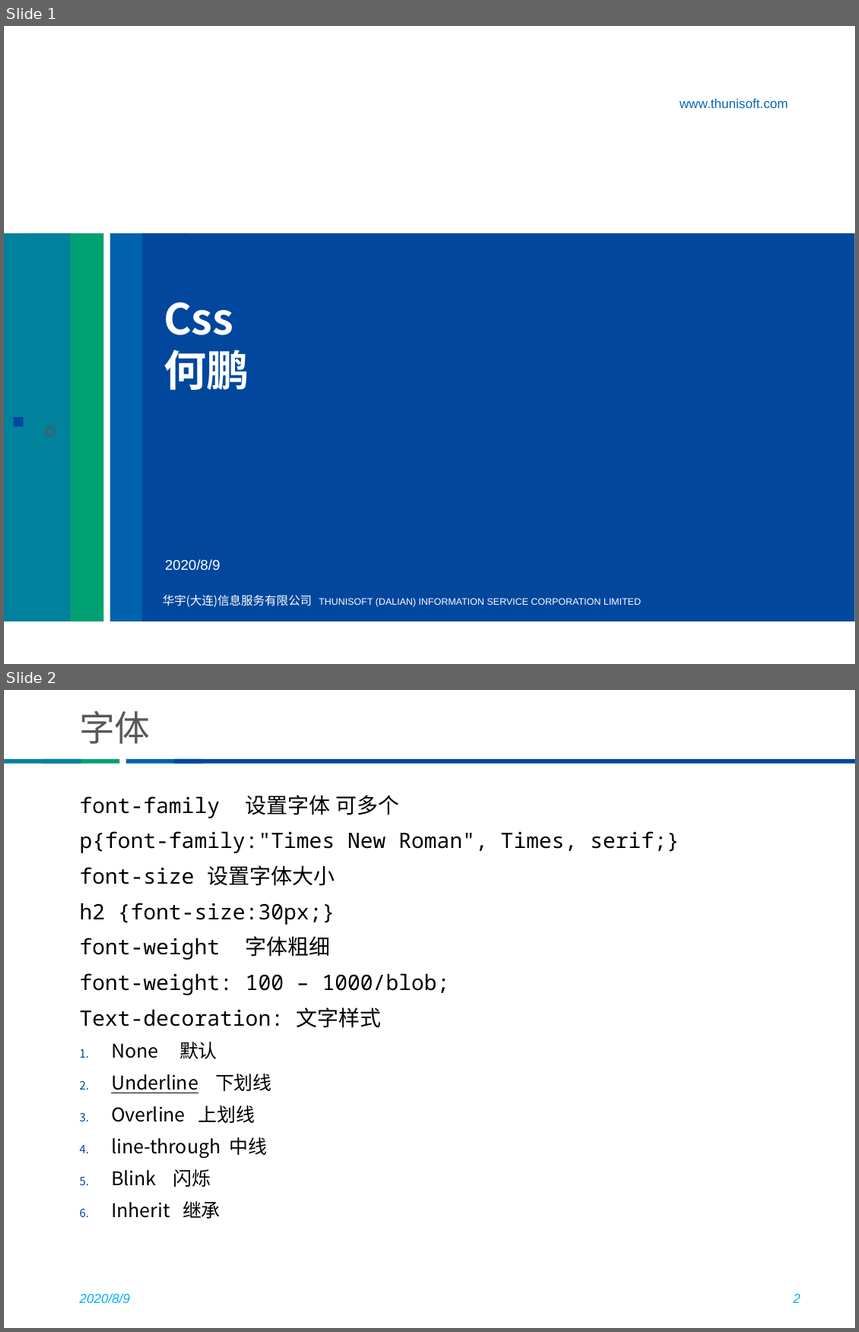
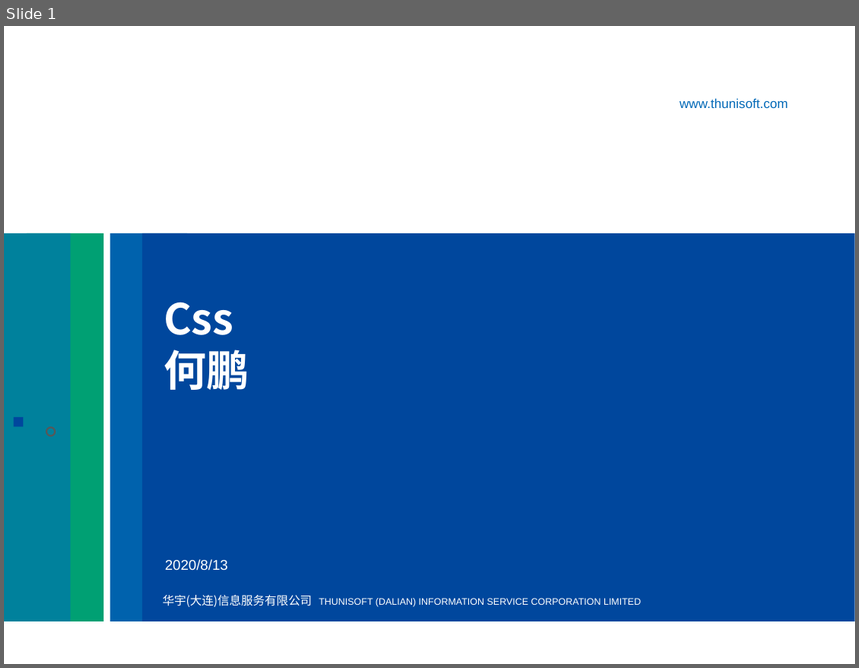
Before and after one commit to he8hepeng/thunisoftCli3, a slide deck: css教案（修改版）.pptx. Shown one above the other, each under a label of ours: slides 1 and 2 before the commit, slide 1 after it. The pictures are 859x1332 and 859x668 pixels, drawn with LibreOffice and Linux fonts; fonts in the diff are those of the drawing; background and template pictures are left out. Boxes give left, top, right and bottom in pixels: in the first picture for what was removed or moved away, otherwise in the second. Text is boxed around its words. In the diff, an @@ line names an element or a change of style, - is before the commit and + after.

```diff
--- a/css教案（修改版）.pptx
+++ b/css教案（修改版）.pptx
@@ slide 2 removed at (4,690,855,1328), background #FFFFFF @@
@@ title removed at (79,711,150,744) @@
-字体
@@ group removed at (4,759,855,763): 4 rectangles @@
@@ text removed at (79,795,680,1219) @@
-font-family 设置字体 可多个
-p{font-family:"Times New Roman", Times, serif;}
-font-size 设置字体大小
-h2 {font-size:30px;}
-font-weight 字体粗细
-font-weight: 100 – 1000/blob;
-Text-decoration: 文字样式
-1. None 默认
-2. Underline 下划线
-3. Overline 上划线
-4. line-through 中线
-5. Blink 闪烁
-6. Inherit 继承
@@ text removed at (79,1293,130,1303) @@
-2020/8/9
@@ page number removed at (794,1294,801,1303) @@
-2
@@ slide 1 changed as well @@
@@ text at (165,560,228,571): text changed @@
-2020/8/9
+2020/8/13
```
Also in this commit, not shown: 10 other slides changed, 4 slides added, 1 other file.
